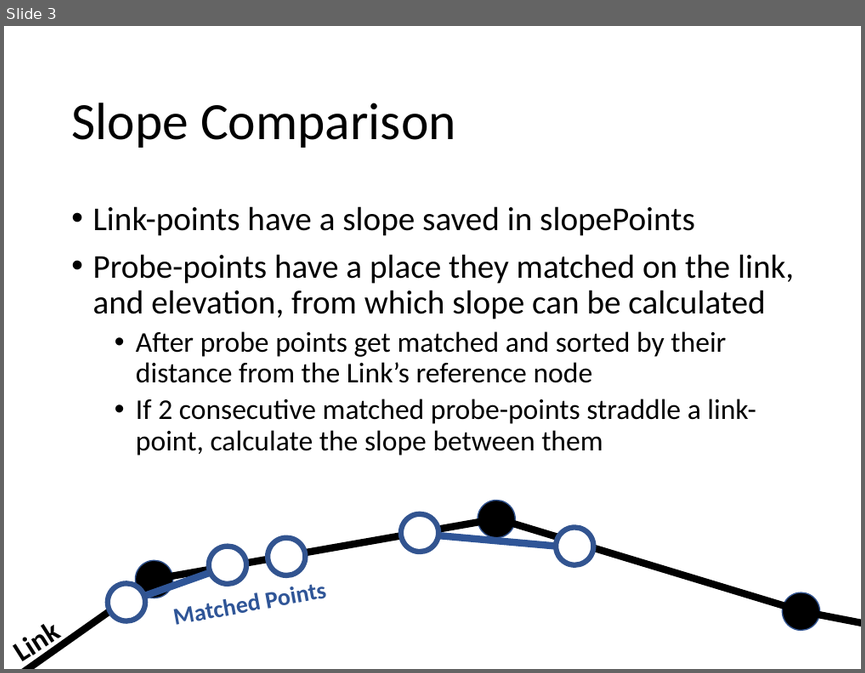
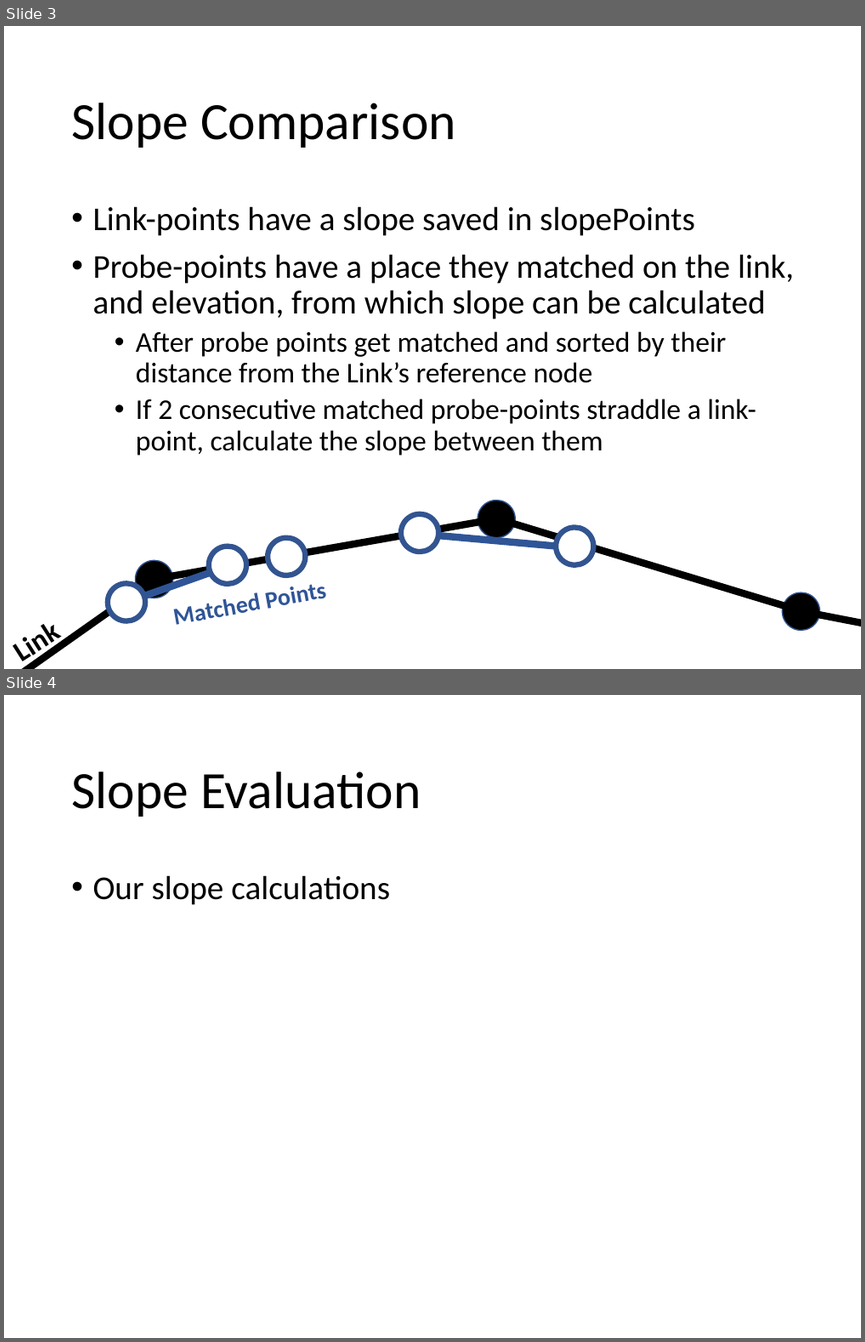
Before and after one commit to mew1876/CS513-Homework2, a slide deck: CS 513 Homework 2 Walsh Bochnak.pptx. Shown one above the other, each under a label of ours: slide 3 before the commit, slides 3 and 4 after it. The pictures are 865x673 and 865x1342 pixels, drawn with LibreOffice and Linux fonts; fonts in the diff are those of the drawing. Boxes give left, top, right and bottom in pixels: in the first picture for what was removed or moved away, otherwise in the second. Text is boxed around its words. In the diff, an @@ line names an element or a change of style, - is before the commit and + after.

Commit message:
updated ReadMe and made empty Slope Eval slide

```diff
--- a/CS 513 Homework 2 Walsh Bochnak.pptx
+++ b/CS 513 Homework 2 Walsh Bochnak.pptx
@@ slide 4 added at (4, 695, 861, 1338), background #FFFFFF @@
@@ title added at (71, 771, 421, 817), 44 pt, text #000000 @@
+Slope Evaluation
@@ text added at (93, 875, 390, 905), 28 pt, text #000000 @@
+• Our slope calculations
```
Also in this commit, not shown: 1 other file.
